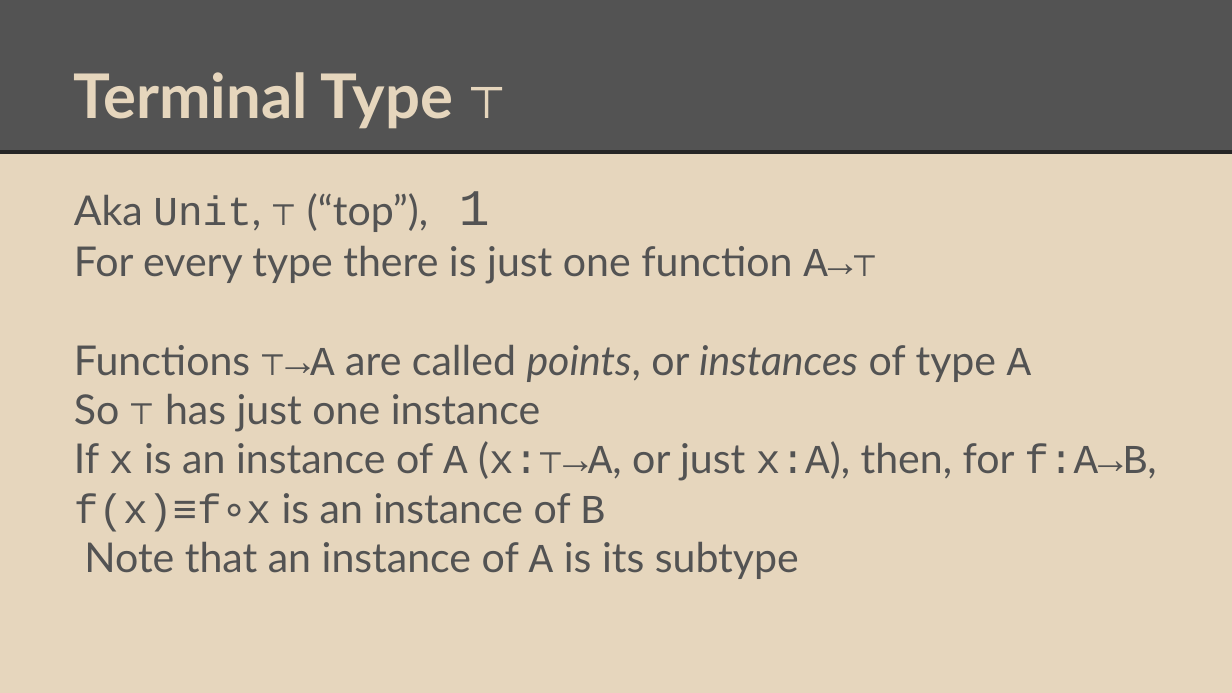
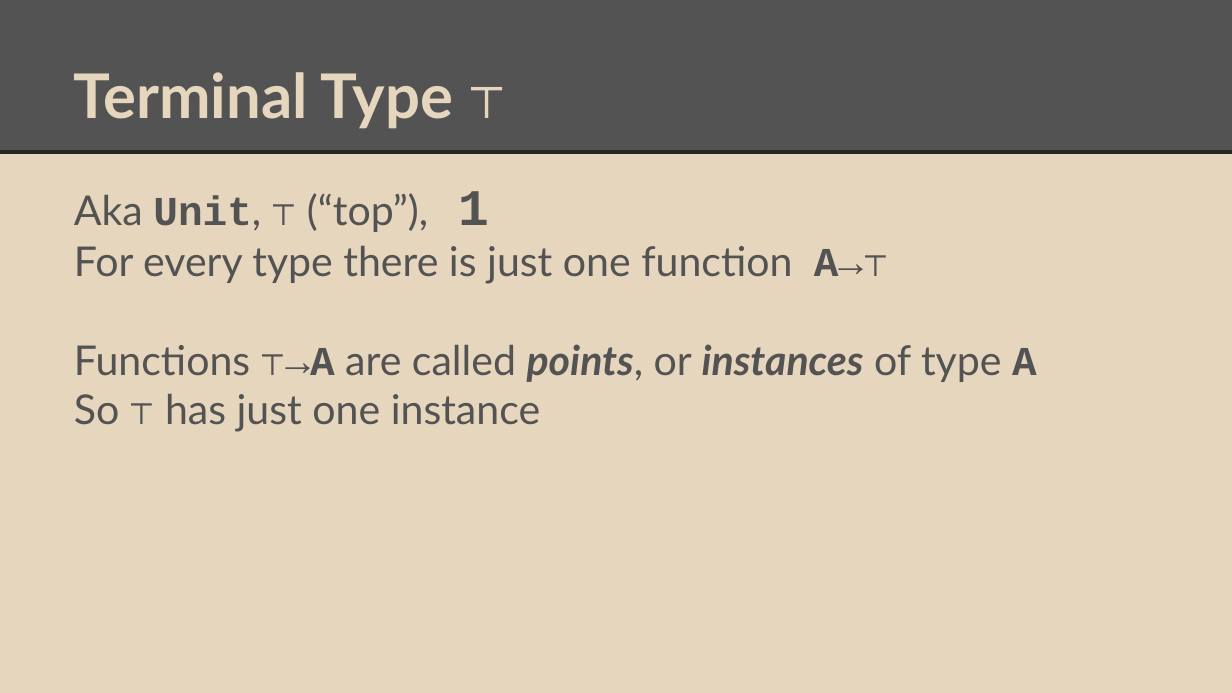
Before and after one commit to degoes-consulting/lambdaconf-2015, a slide deck: slide 10 of speakers/vpatryshev/intuitionistic-type-theory/IntroToIntuitionisticTypeTheory.pptx (slide 9 before the commit). Drawn at 1232x693 pixels with LibreOffice and Linux fonts; fonts in the diff are those of the drawing. Boxes give left, top, right and bottom in pixels: in the first picture for what was removed or moved away, otherwise in the second. Text is boxed around its words. In the diff, an @@ line names an element or a change of style, - is before the commit and + after.

Commit message:
Fixed some typos; split slides after John's suggestions.

```diff
--- a/speakers/vpatryshev/intuitionistic-type-theory/IntroToIntuitionisticTypeTheory.pptx
+++ b/speakers/vpatryshev/intuitionistic-type-theory/IntroToIntuitionisticTypeTheory.pptx
@@ text "Aka Unit, ⊤ (“top”), 1" at bbox=[74, 191, 1037, 432]: bold on in "Unit, ⊤ 1", "A→⊤", "⊤→A points, instances A", "⊤" @@
@@ text at bbox=[74, 441, 1157, 579]: paragraphs removed @@
-If x is an instance of A (x:⊤→A, or just x:A), then, for f:A→B, f(x)≡f∘x is an instance of B
-Note that an instance of A is its subtype
```
Also in this commit, not shown: 23 other slides changed, 4 slides added.
